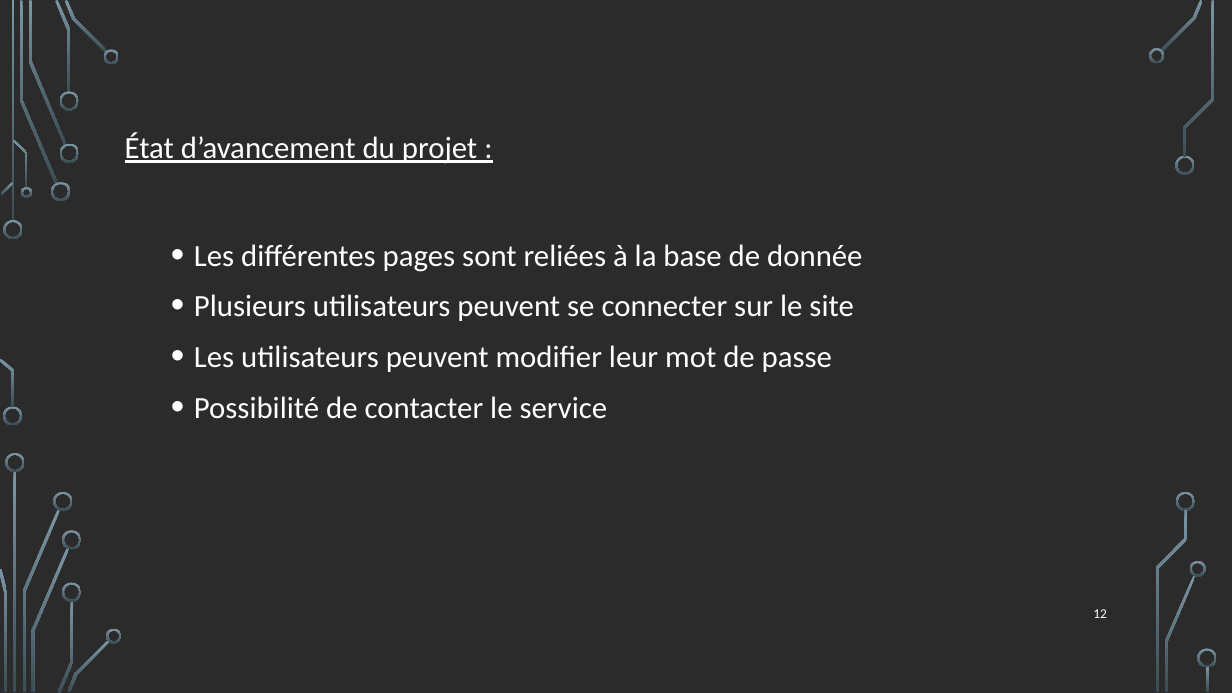
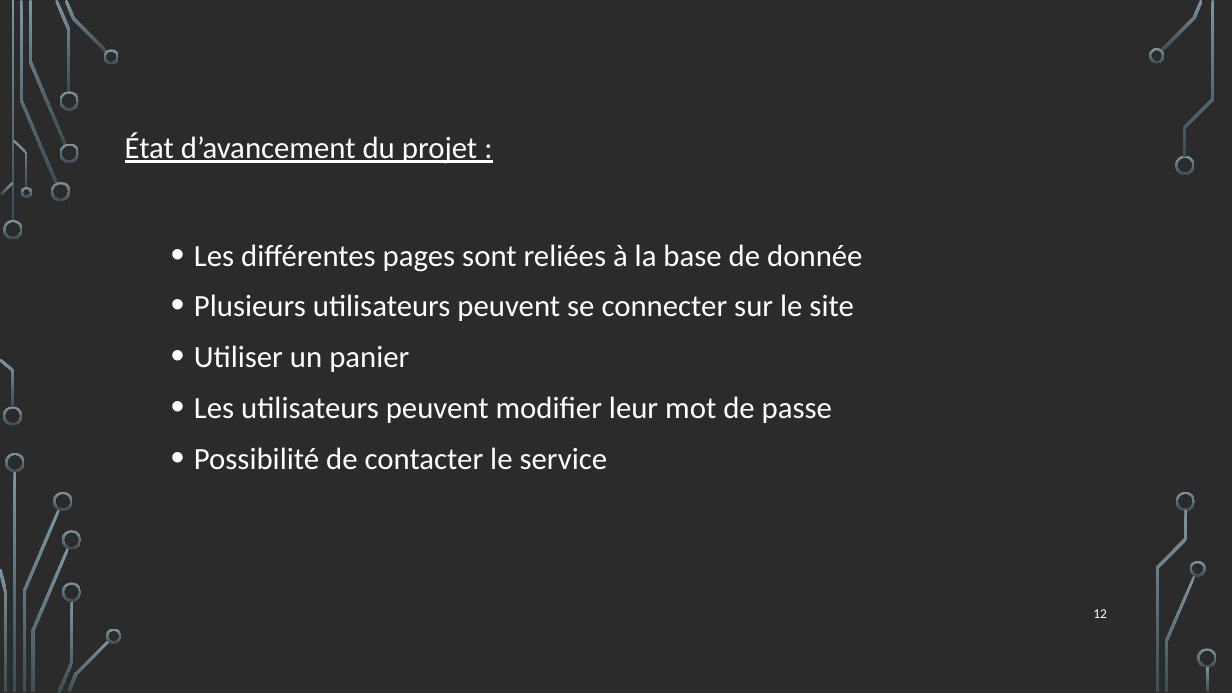
Before and after one commit to SarahGumaa/PPE2, a slide deck: slide 12 of Project-Personnalisé-Encadrée .pptx. Drawn at 1232x693 pixels with LibreOffice and Linux fonts; fonts in the diff are those of the drawing; background and template pictures are left out; a plain dark background stands for a picture behind light text. Boxes give left, top, right and bottom in pixels: in the first picture for what was removed or moved away, otherwise in the second. Text is boxed around its words. In the diff, an @@ line names an element or a change of style, - is before the commit and + after.

```diff
--- a/Project-Personnalisé-Encadrée .pptx
+++ b/Project-Personnalisé-Encadrée .pptx
@@ text at (194, 345, 409, 372): paragraph added @@
+  • Utiliser un panier
```
Also in this commit, not shown: 2 other slides changed.
